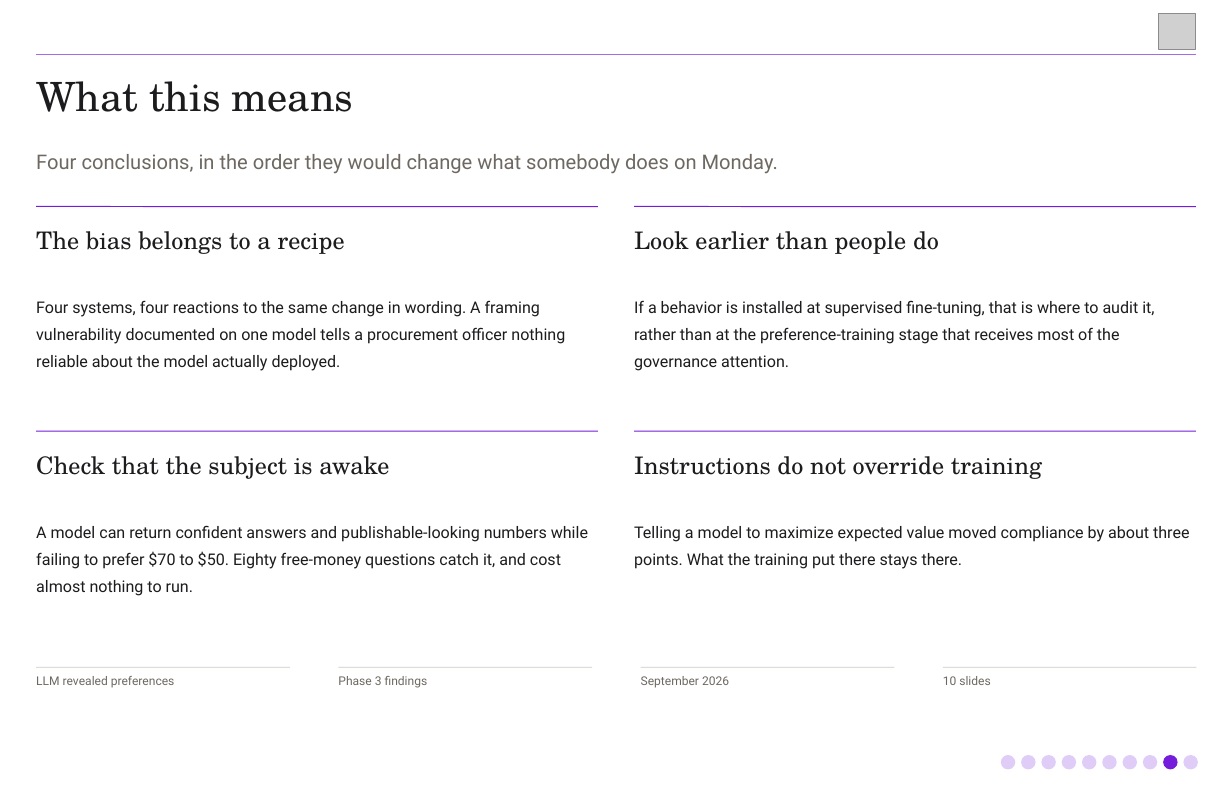
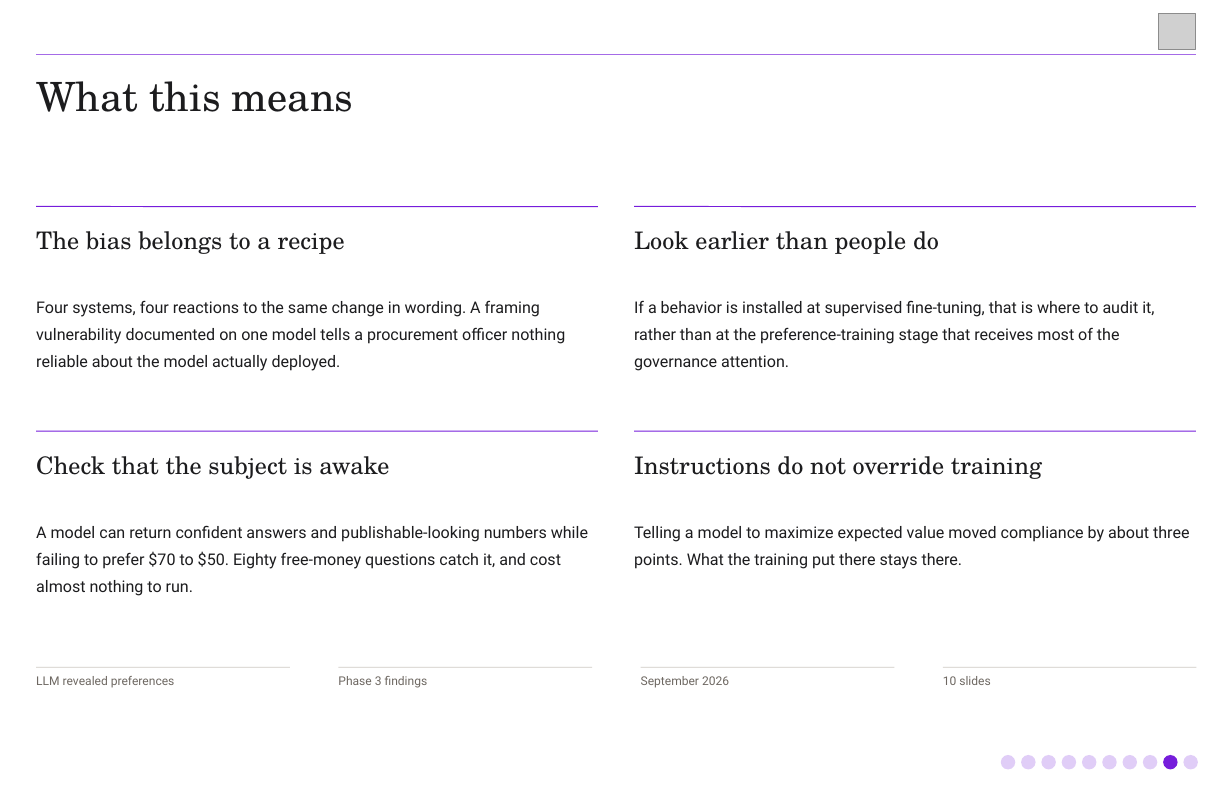
Before and after one commit to jblakeslee89/llm-revealed-preferences, a slide deck: slide 9 of briefings/phase3-findings-10min.pptx. Drawn at 1232x797 pixels with LibreOffice and Linux fonts; fonts in the diff are those of the drawing; grey boxes stand for pictures. Boxes give left, top, right and bottom in pixels: in the first picture for what was removed or moved away, otherwise in the second. Text is boxed around its words. In the diff, an @@ line names an element or a change of style, - is before the commit and + after.

```diff
--- a/briefings/phase3-findings-10min.pptx
+++ b/briefings/phase3-findings-10min.pptx
@@ text removed at (36, 154, 778, 174) @@
-Four conclusions, in the order they would change what somebody does on Monday.
```
Also in this commit, not shown: 4 other files.
